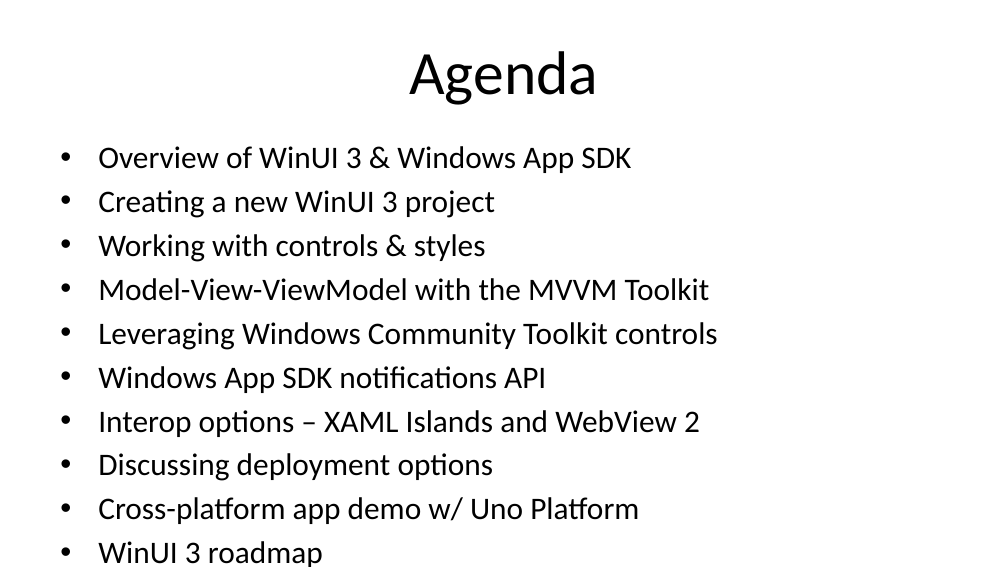
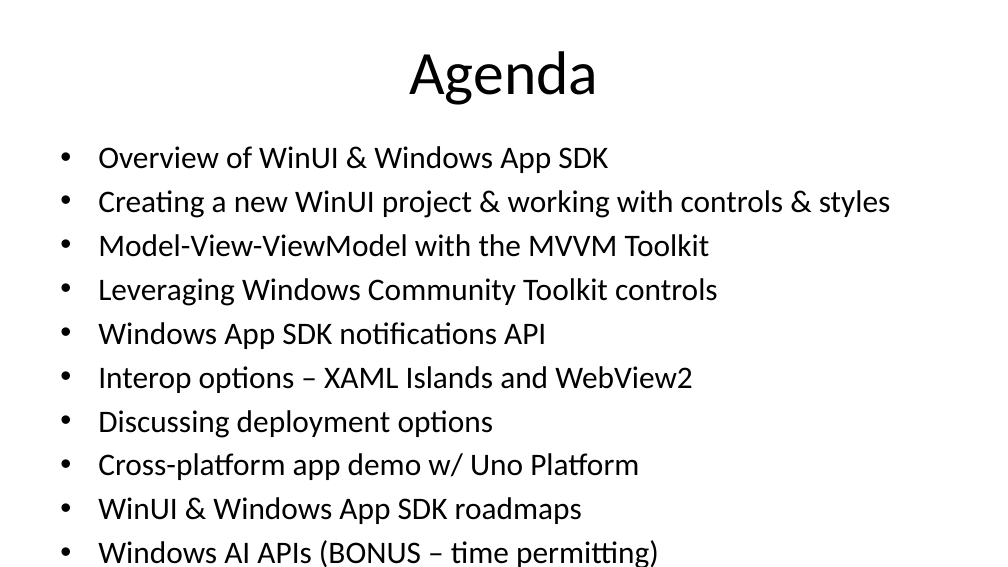
Before and after one commit to alvinashcraft/speaking, a slide deck: slide 4 of 2025/0806_VSLiveRedmond/VSLive MSHQ 25 - Get Started with WinUI.pptx. Drawn at 1008x567 pixels with LibreOffice and Linux fonts; fonts in the diff are those of the drawing; background and template pictures are left out. Boxes give left, top, right and bottom in pixels: in the first picture for what was removed or moved away, otherwise in the second. Text is boxed around its words. In the diff, an @@ line names an element or a change of style, - is before the commit and + after.

Commit message:
Update vslive ms hq slide deck
Add Windows AI API slide

```diff
--- a/2025/0806_VSLiveRedmond/VSLive MSHQ 25 - Get Started with WinUI.pptx
+++ b/2025/0806_VSLiveRedmond/VSLive MSHQ 25 - Get Started with WinUI.pptx
@@ text at bbox=[98, 146, 891, 218]: text changed @@
-• Overview of WinUI 3 & Windows App SDK
-• Creating a new WinUI 3 project
-• Working with controls & styles
+• Overview of WinUI & Windows App SDK
+• Creating a new WinUI project & working with controls & styles
@@ text at bbox=[98, 366, 693, 393]: spaces changed @@
-• Interop options – XAML Islands and WebView 2
+• Interop options – XAML Islands and WebView2
@@ text at bbox=[98, 497, 659, 567]: text changed @@
-• WinUI 3 roadmap
+• WinUI & Windows App SDK roadmaps
+• Windows AI APIs (BONUS – time permitting)
```
Also in this commit, not shown: 1 slide added.
